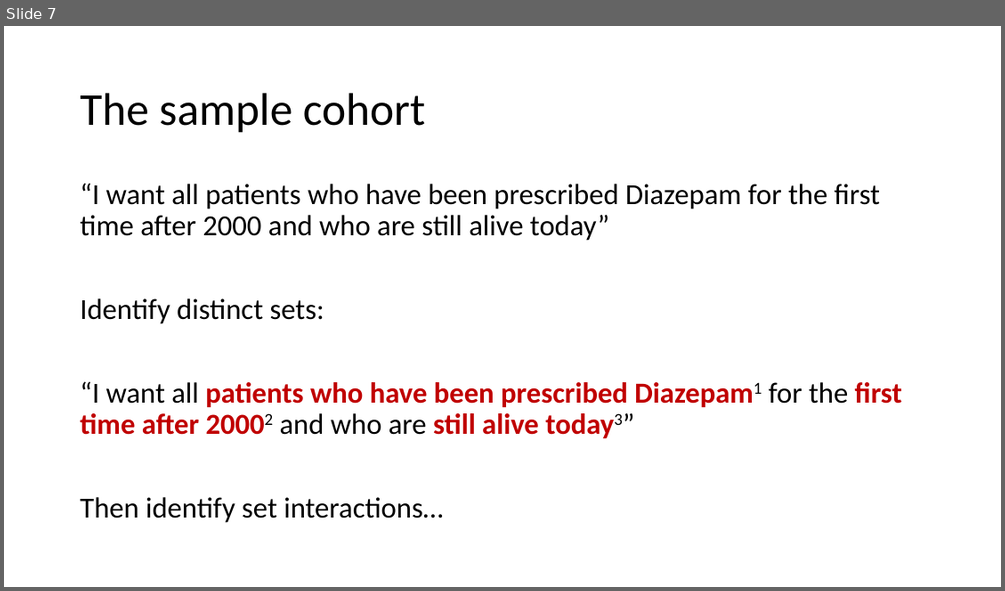
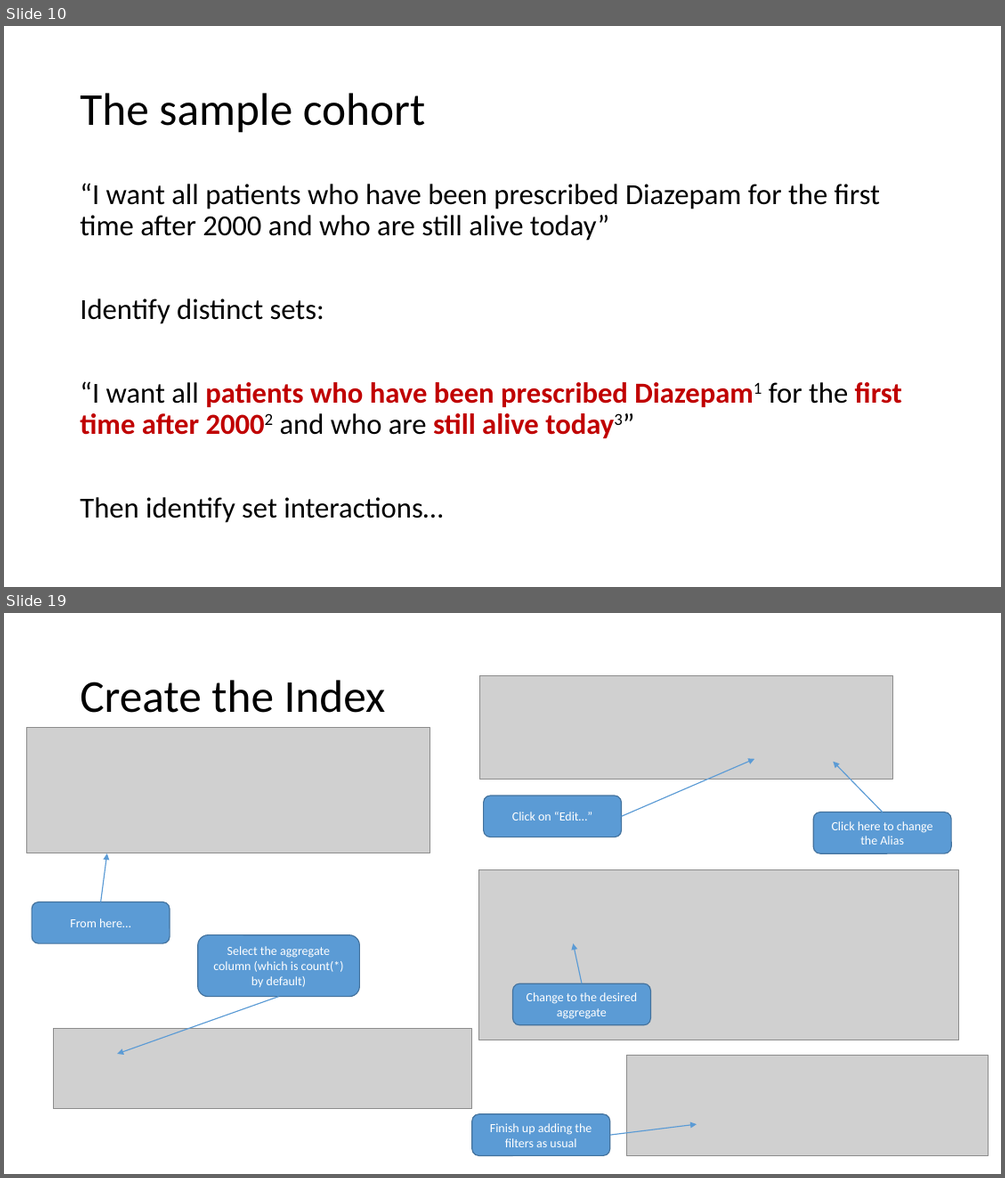
Before and after one commit to HicServices/RDMP, a slide deck: Documentation/Training/CohortBuilder.pptx. Shown one above the other, each under a label of ours: slide 7 before the commit, slides 10 and 19 after it; the slides between them are not shown. The pictures are 1005x591 and 1005x1178 pixels, drawn with LibreOffice and Linux fonts; fonts in the diff are those of the drawing; grey boxes stand for pictures. Boxes give left, top, right and bottom in pixels: in the first picture for what was removed or moved away, otherwise in the second. Text is boxed around its words. In the diff, an @@ line names an element or a change of style, - is before the commit and + after.

Commit message:
Added patient index table example.

```diff
--- a/Documentation/Training/CohortBuilder.pptx
+++ b/Documentation/Training/CohortBuilder.pptx
@@ slide 19 added at box(4, 613, 1001, 1174), background #FFFFFF @@
@@ title added at box(80, 680, 386, 713), 44 pt, text #000000 @@
+Create the Index
@@ picture added at box(479, 676, 892, 779) @@
@@ picture added at box(26, 728, 429, 853) @@
@@ arrow added from (622, 817) to (755, 759), #5B9BD5 1 pt @@
@@ arrow added from (882, 811) to (833, 761), #5B9BD5 1 pt @@
@@ rounded rectangle added at box(484, 795, 621, 836), fill #5B9BD5, outline #43739E 1 pt, 12 pt, text #FFFFFF @@
+Click on “Edit…”
@@ rounded rectangle added at box(813, 811, 951, 853), fill #5B9BD5, outline #43739E 1 pt, 12 pt, text #FFFFFF @@
+Click here to change the Alias
@@ arrow added from (100, 901) to (107, 854), #5B9BD5 1 pt @@
@@ picture added at box(479, 869, 959, 1040) @@
@@ rounded rectangle added at box(32, 901, 170, 943), fill #5B9BD5, outline #43739E 1 pt, 12 pt, text #FFFFFF @@
+From here…
@@ rounded rectangle added at box(198, 935, 359, 997), fill #5B9BD5, outline #43739E 1 pt, 12 pt, text #FFFFFF @@
+Select the aggregate column (which is count(*) by default)
@@ arrow added from (582, 984) to (573, 943), #5B9BD5 1 pt @@
@@ rounded rectangle added at box(512, 984, 650, 1025), fill #5B9BD5, outline #43739E 1 pt, 12 pt, text #FFFFFF @@
+Change to the desired aggregate
@@ arrow added from (278, 997) to (117, 1054), #5B9BD5 1 pt @@
@@ picture added at box(53, 1029, 472, 1109) @@
@@ picture added at box(627, 1055, 987, 1156) @@
@@ rounded rectangle added at box(472, 1114, 610, 1155), fill #5B9BD5, outline #43739E 1 pt, 12 pt, text #FFFFFF @@
+Finish up adding the filters as usual
@@ arrow added from (610, 1135) to (696, 1124), #5B9BD5 1 pt @@
@@ what was slide 7 is now slide 10 @@
```
Also in this commit, not shown: 4 slides changed, 9 other slides added, 1 slide removed.
